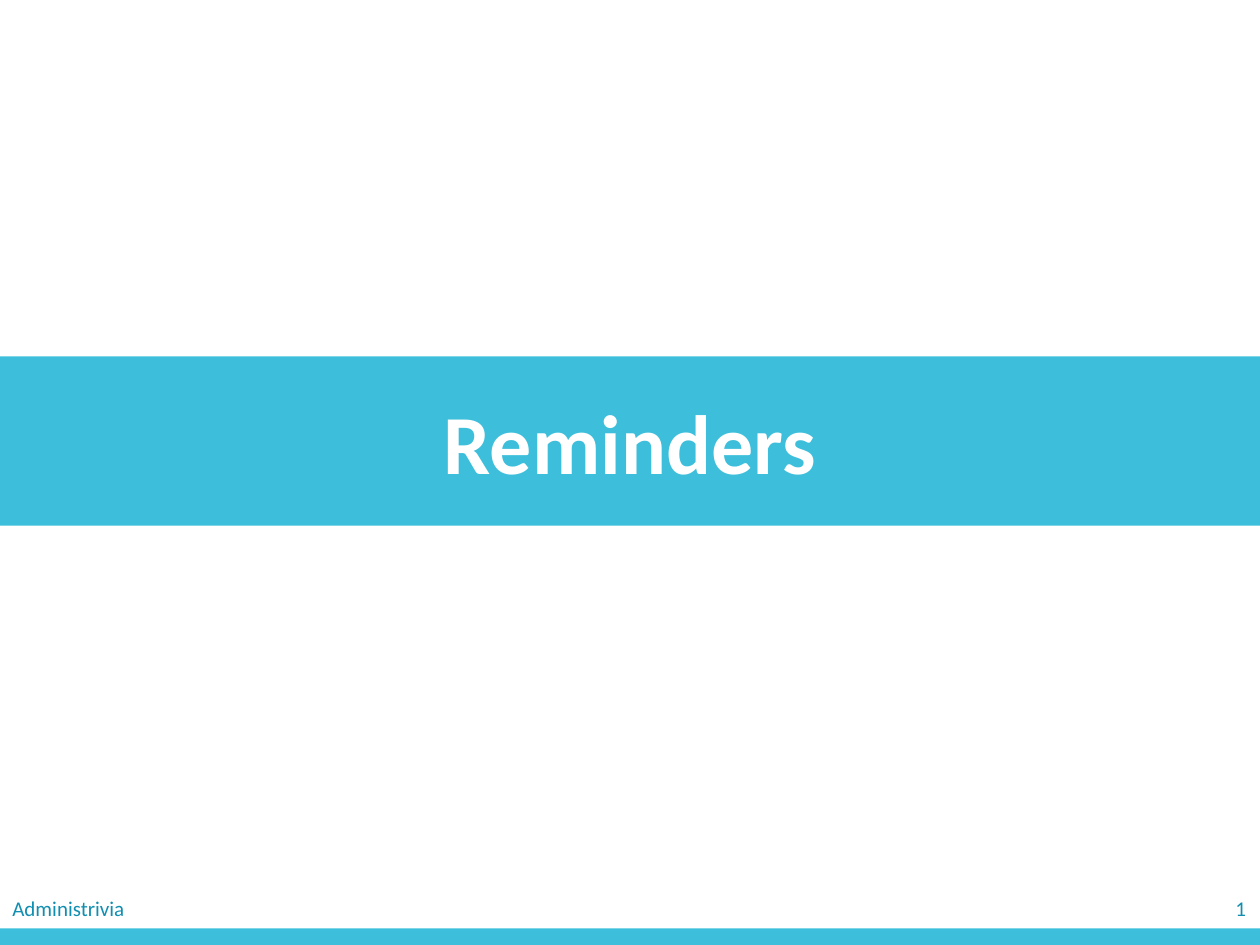
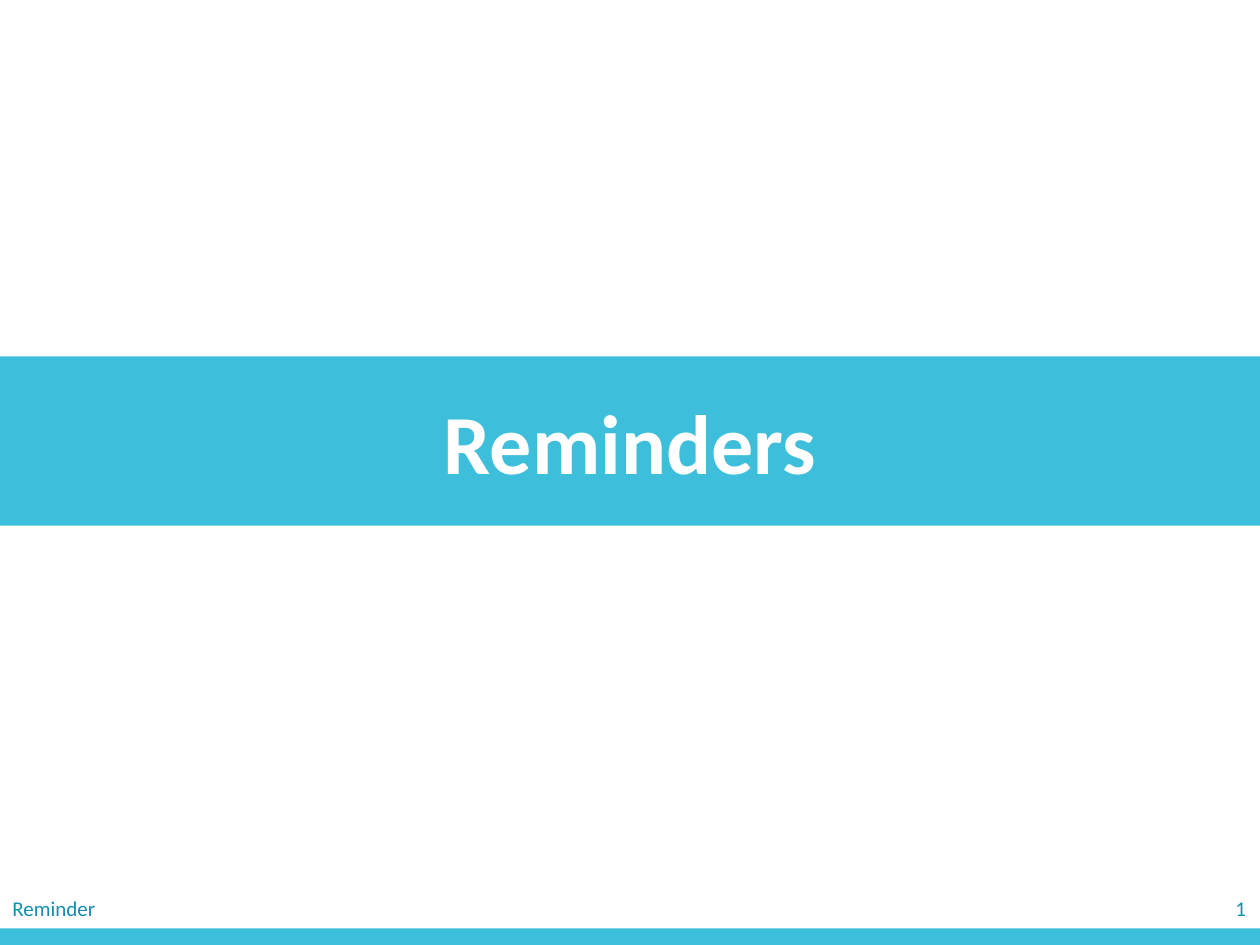
Before and after one commit to zichengliao/zuics101-fa17, a slide deck: slide 31 of lectures/lec11/lec11.pptx. Drawn at 1260x945 pixels with LibreOffice and Linux fonts; fonts in the diff are those of the drawing. Boxes give left, top, right and bottom in pixels: in the first picture for what was removed or moved away, otherwise in the second. Text is boxed around its words. In the diff, an @@ line names an element or a change of style, - is before the commit and + after.

```diff
--- a/lectures/lec11/lec11.pptx
+++ b/lectures/lec11/lec11.pptx
@@ text at <box>12,901,95,916</box>: text changed @@
-Administrivia
+Reminder
```
Also in this commit, not shown: 29 other slides changed, 1 slide removed, 2 other files.
